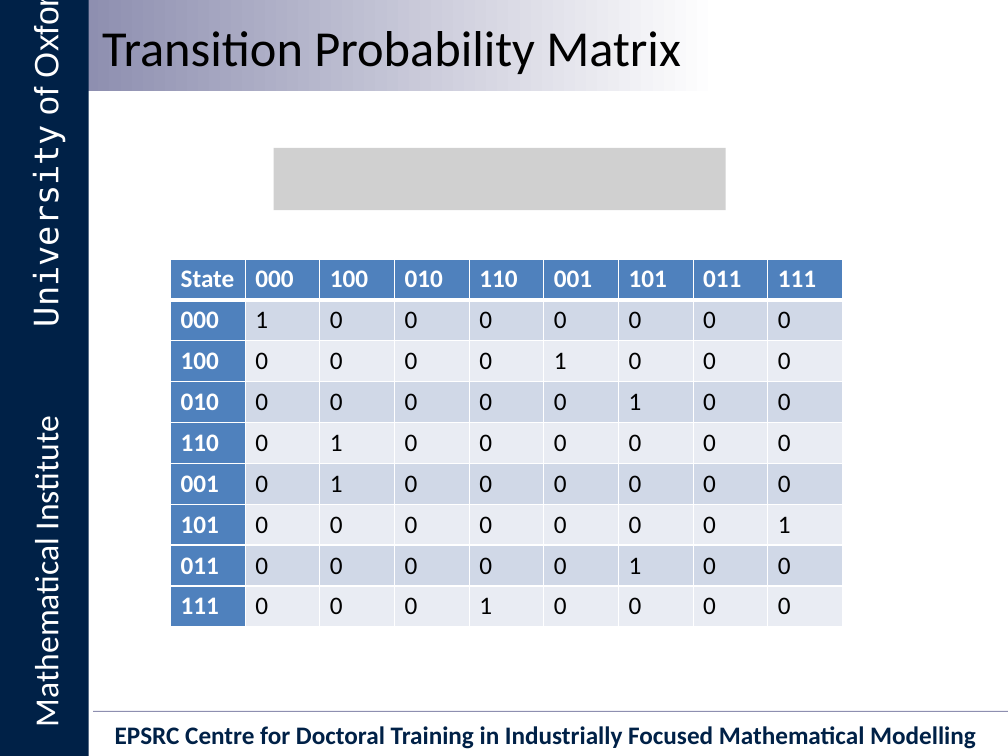
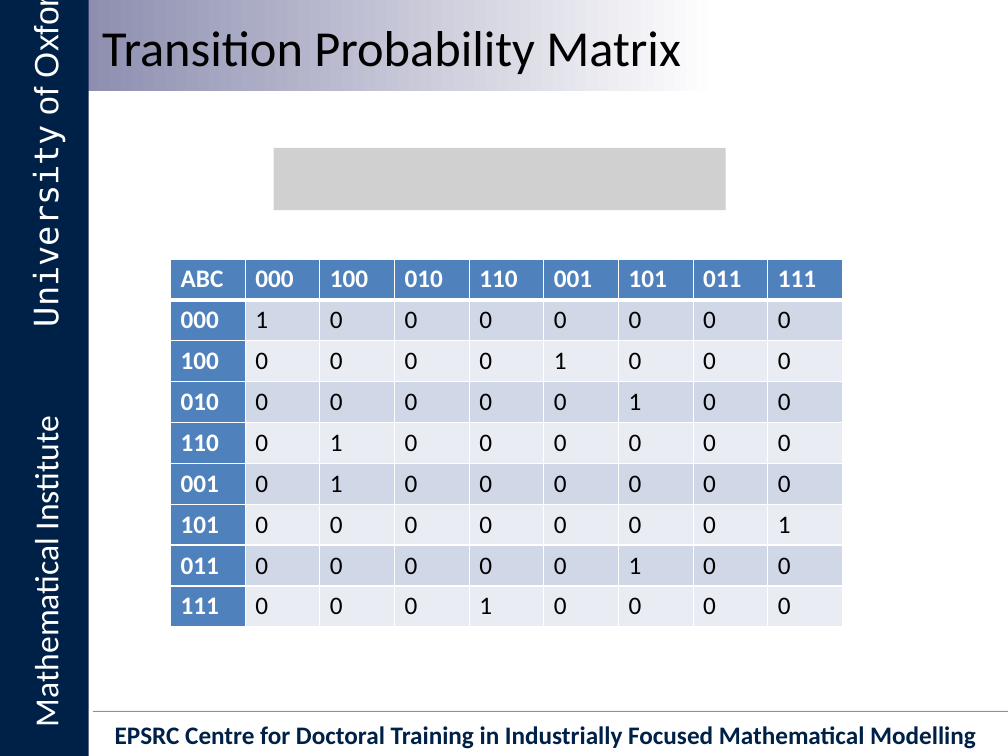
Before and after one commit to Ectheleon/IIT-Mini-Project, a slide deck: slide 4 of Writeup/Presentation/Integrated Information Theory for Organisational Consciousness.pptx (slide 3 before the commit). Drawn at 1008x756 pixels with LibreOffice and Linux fonts; fonts in the diff are those of the drawing; grey boxes stand for pictures; background and template pictures are left out. Boxes give left, top, right and bottom in pixels: in the first picture for what was removed or moved away, otherwise in the second. Text is boxed around its words. In the diff, an @@ line names an element or a change of style, - is before the commit and + after.

```diff
--- a/Writeup/Presentation/Integrated Information Theory for Organisational Consciousness.pptx
+++ b/Writeup/Presentation/Integrated Information Theory for Organisational Consciousness.pptx
@@ table at (x1=170, y1=259, x2=842, y2=627) @@
-row 1, column 1: State
+row 1, column 1: ABC
```
Also in this commit, not shown: 1 other slide changed, 5 slides added.
